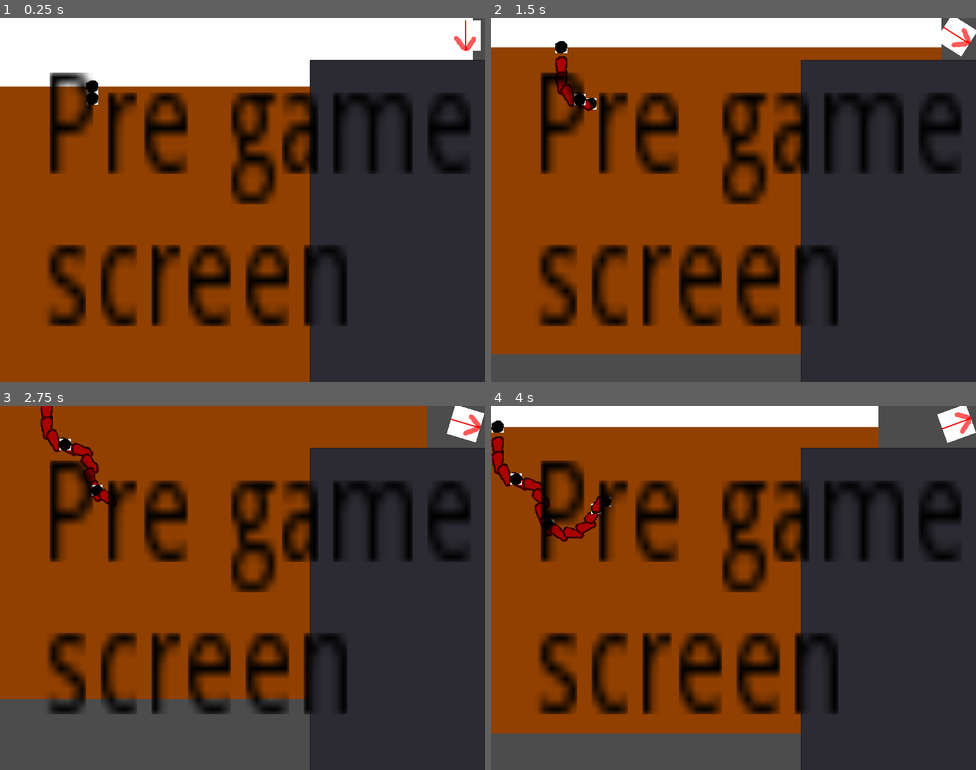
Above: before the commit, frames 1-4 (two rows, left to right).
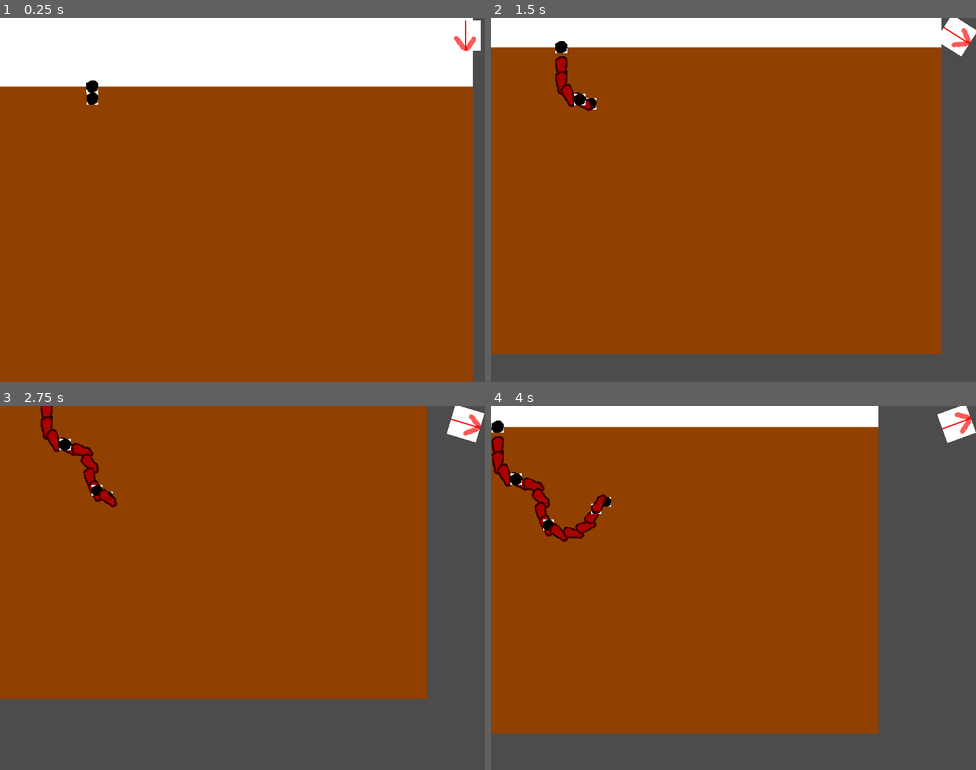
Above: after the commit, the same moments.

Repository: tbscode/ggj2023
Game: Godot game, scene res://scenes/game.tscn
Same seed, same stepped clock (60 frames per second), same inputs: the game is played once before the commit and once after it. This scene is started directly instead of the project's main scene.
Inputs:
- Up to frame 1 (0.25 s): no input
- Up to frame 2 (1.5 s): hold Right (ui_right) 0.53-1.28 s; hold Left (ui_left) from 1.28 s (still down)
- Up to frame 3 (2.75 s): release Left (ui_left) at 2.03 s; hold Right (ui_right) from 2.03 s (still down)
- Up to frame 4 (4 s): release Right (ui_right) at 3.53 s; hold Left (ui_left) from 3.53 s (still down)

The runs differ from the first frame. In frame 1, 45% of the frame differs, in the area x 9-100%, y 11-100%; in frame 2, 45%; in frame 3, 45%; in frame 4, 45%.
Error before the commit: Parse Error: The identifier "response" isn't declared in the current scope. (res://scripts/menu/menu.gd:24)

Commit message:
updaed export

Diff:
--- a/game/scenes/game.tscn
+++ b/game/scenes/game.tscn
@@ -55,6 +55,7 @@
 texture = ExtResource( 4 )
 
 [node name="terminal" type="TextEdit" parent="game_ui"]
+visible = false
 margin_left = 511.0
 margin_top = 69.0
 margin_right = 818.0
@@ -65,6 +66,7 @@
 script = ExtResource( 7 )
 
 [node name="pre_game_screen" type="CanvasLayer" parent="."]
+visible = false
 
 [node name="placeholder" type="RichTextLabel" parent="pre_game_screen"]
 anchor_right = 1.024
--- a/game/scripts/menu/menu.gd
+++ b/game/scripts/menu/menu.gd
@@ -9,7 +9,7 @@
 func _on_join_game_button_pressed():
 	$user_auth.login_user()
 
-func login_completed(username, session_id):
+func login_completed(username, session_id, key):
 	print(username)
 	$name_label.text = username
 	Global.session_id = session_id
@@ -21,9 +21,9 @@
 	var safe_user = File.new()
 	safe_user.open("user://user.save", File.WRITE)
 	safe_user.store_line(JSON.print({
-		"username": response['username'],
+		"username": username,
 		"session" : session_id,
-		"key" : response['key']
+		"key" : key
 	}))
 	safe_user.close()
 
--- a/game/scripts/socket.gd
+++ b/game/scripts/socket.gd
@@ -1,7 +1,9 @@
 extends Node
 
-const BACKEND_URL = "http://localhost:8000"
-const SOCKET_URL = "ws://localhost:8000/ws/game/"
+#const BACKEND_URL = "http://localhost:8000"
+const BACKEND_URL = "https://t1m.me"
+const SOCKET_URL = "wss://t1m.me/ws/game/"
+#const SOCKET_URL = "ws://localhost:8000/ws/game/"
 
 var _client = WebSocketClient.new()
 var my_group = ""
Not shown, changed: exports/ggj2023.html
Not shown, changed: exports/ggj2023.pck
